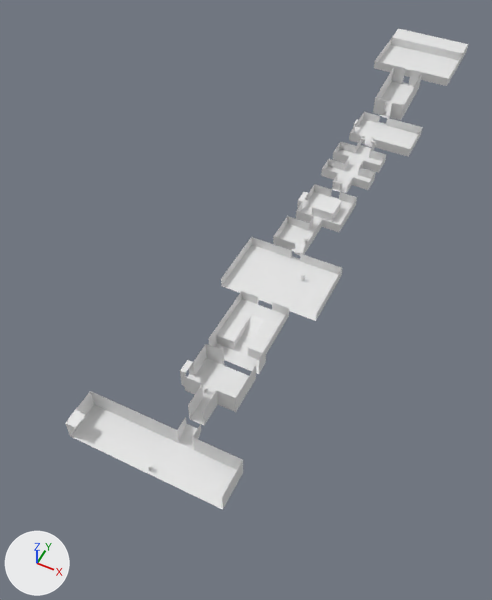
An edit to the Blender file docs/concept_art/demo_area.blend, drawn before and after from the same camera.
Rendered twice from a 50 mm camera at (49.2, -61.9, 143.5) aimed at (-13.1, 62.6, -12.1). The axes (+X, +Y, +Z) are drawn at lower left. The lights are the same throughout. The first picture is the older version.

Names of what the first picture shows: 'CaveEntry', 'CaveExit', 'CaveMid', 'LowerApproach', 'LowerBeach', 'LowerPath', 'PlayerScale.001', 'StasisPuzzles', 'UpperApproach', 'UpperPath'.
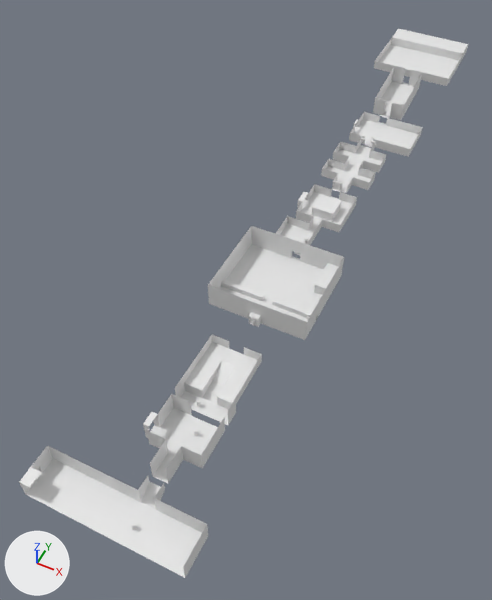
Commit message: Extended geometry of stasis puzzle environment.

What the commit changed:
me_plane_003 is used by ob_stasispuzzles; location (0.0, 63.4, 7.7); scale (7.0, 7.0, 1.0).
me_plane_003 had 18 vertices, 11 faces and spanned x -2.0..2.0, y -2.0..0.77, z -1.33..1.67.
me_plane_003 now has 76 vertices, 64 faces and spans x -2.0..2.0, y -3.22..0.77, z -1.33..5.93.
Part 1, on me_plane_003:
6 faces are deleted.
9 vertices are added at x -0.2..1.36, y -3.22..-3.03, z -1.33..5.93.
6 new vertices lie (0.0, -1.32, 0.0) away from vertices in x -2.0..2.0, y 0.64, z -1.33..1.67.
8 new vertices lie (0.0, 0.0, 4.26) away from vertices in x -2.0..2.0, y -2.0..0.64, z 1.67.
8 new vertices lie (0.0, -1.03, 0.0) away from vertices in x -2.0..2.0, y -2.0, z -1.33..5.93.
8 new vertices lie (-0.64, 0.0, 0.0) away from vertices in x 2.0, y -3.03..0.64, z -1.33..5.93.
9 new vertices lie (0.0, -1.17, 0.0) away from vertices in x -2.0..2.0, y -0.68, z -1.33..5.93.
10 new vertices lie (0.0, 0.0, 1.4) away from vertices in x -2.0..2.0, y -2.0..-1.85, z -1.33.
59 new faces join them.
Object 'LowerBeach' (ob_lowerbeach) moves from (0.0, 0.0, 0.0) to (0.0, -16.6, 0.0).
Object 'LowerPath' (ob_lowerpath) moves from (-1.6, 17.4, 4.3) to (-1.6, 0.7, 4.3).
Object 'UpperPath' (ob_upperpath) moves from (1.1, 37.5, 6.6) to (1.1, 20.9, 6.6).
Object 'PlayerScale.001' (ob_playerscale_001) moves from (-4.4, -3.8, 1.0) to (-0.2, -17.3, 1.0).

What differs and where, as boxes (x1, y1, x2, y2) in the pictures (492 x 600 px):
'LowerBeach', moved: before (65, 391, 243, 509); after (19, 446, 208, 578)
'StasisPuzzles', reshaped (11% wider, 35% taller): before (221, 237, 343, 321); after (208, 226, 344, 340)
'UpperPath', moved: before (209, 291, 289, 374); after (175, 335, 262, 425)
'LowerPath', moved: before (180, 344, 256, 425); after (143, 394, 225, 483)
'PlayerScale.001', moved: before (148, 464, 153, 472); after (131, 522, 137, 530)
part 1 of me_plane_003, built on: before (221, 238, 343, 321); after (208, 226, 344, 340)
